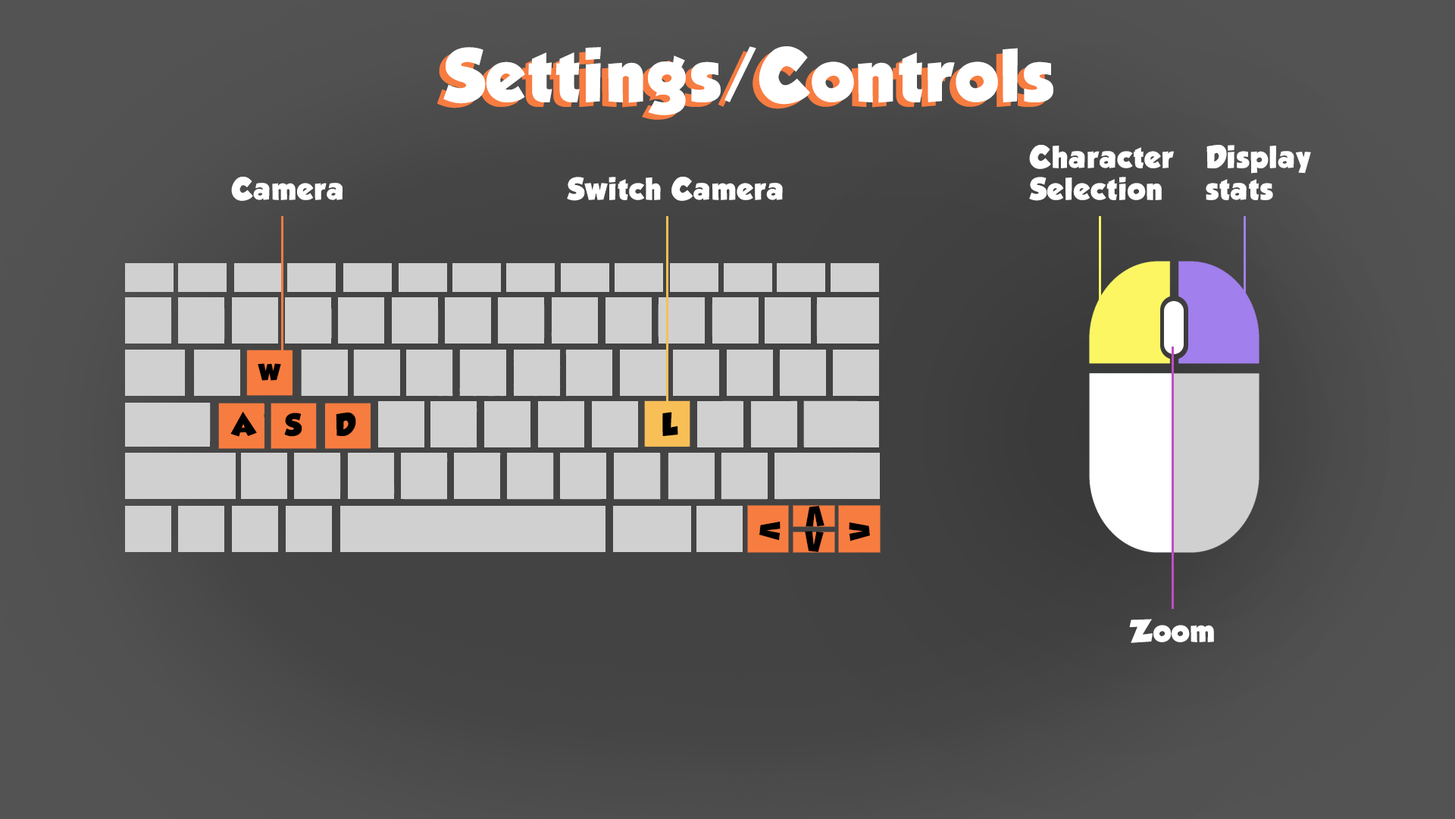
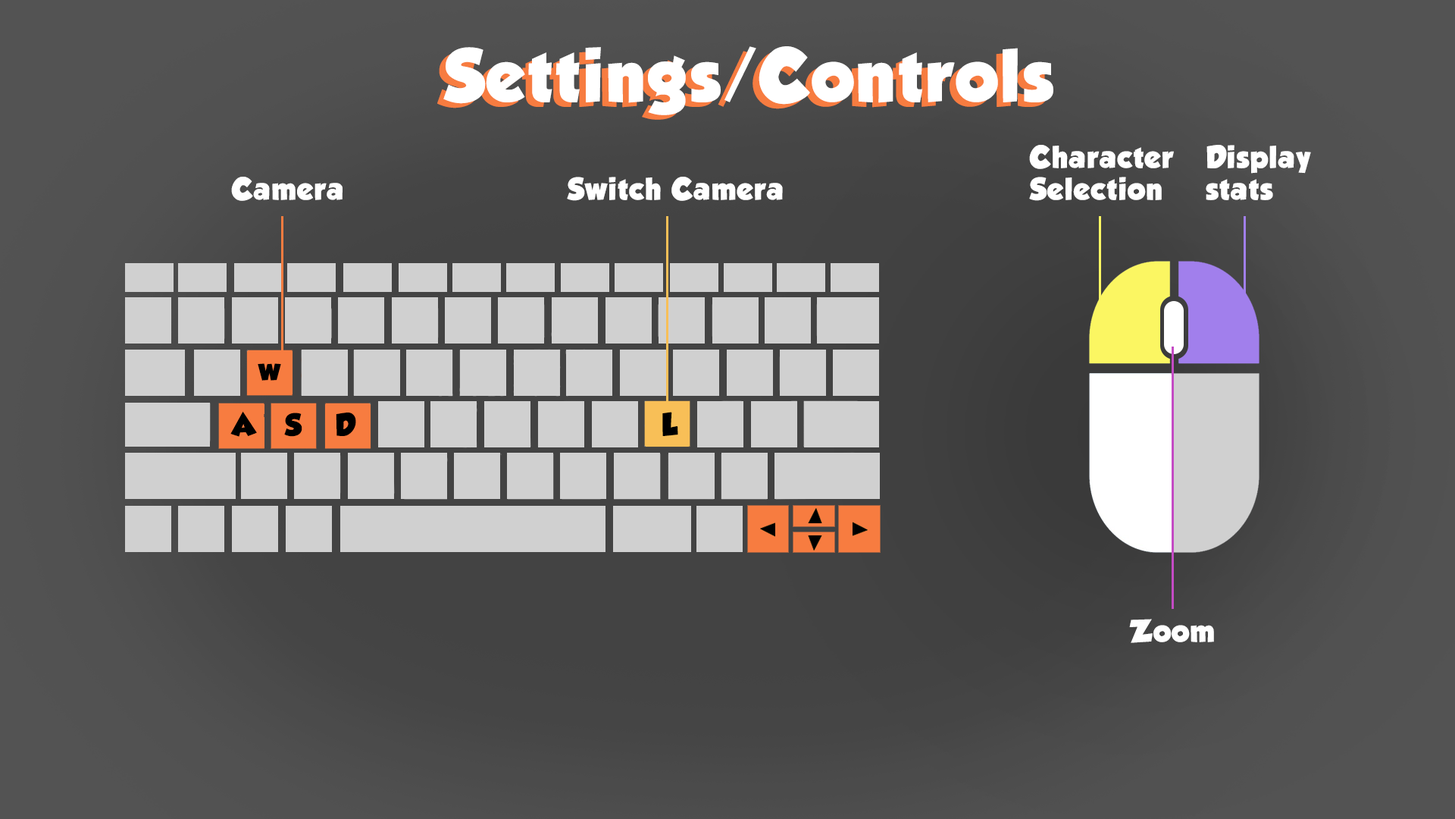
Layers edited between the first and the second 1455px x 819px image:
removed layer "v copy 4" over left=848, top=521, right=871, bottom=542
removed layer "v copy 3" over left=759, top=520, right=781, bottom=541
removed layer "v copy 2" over left=804, top=530, right=824, bottom=552
removed layer "v" over left=805, top=505, right=825, bottom=527
added layer "Layer 1 copy 2" above "Layer 1 copy" over left=807, top=535, right=823, bottom=551
added layer "Layer 1 copy" (1st of 3) above "Layer 1 copy" over left=760, top=522, right=776, bottom=537
added layer "Layer 1 copy" (2nd of 3) above "Layer 1 copy" over left=852, top=521, right=868, bottom=537
added layer "Layer 1 copy" (3rd of 3) above "Background" over left=808, top=507, right=824, bottom=524
